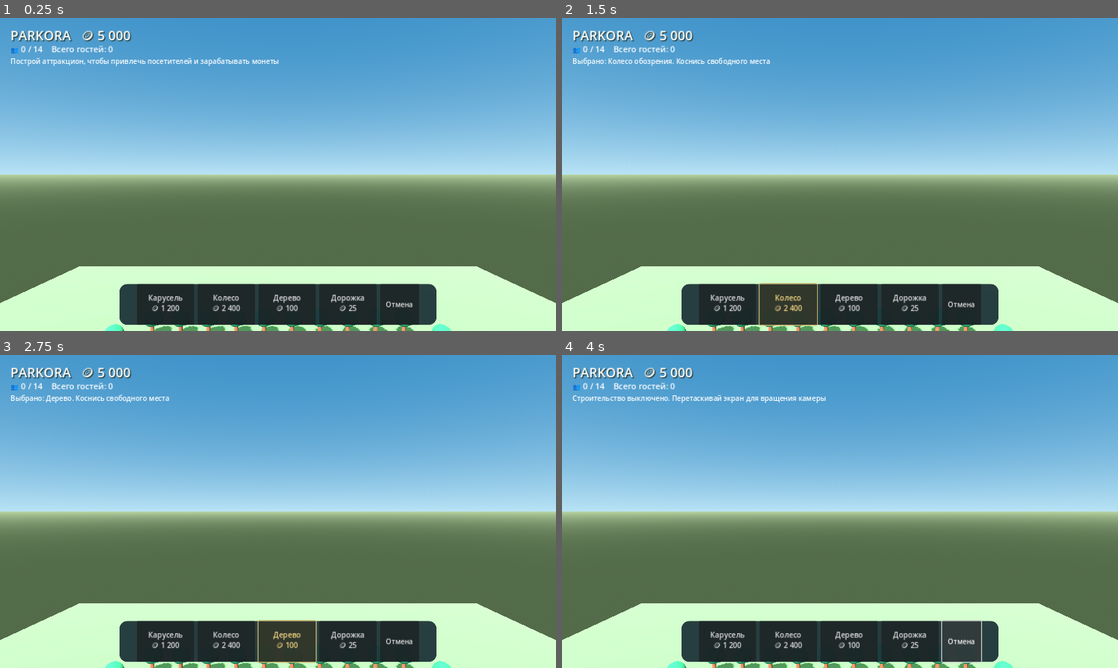
Above: before the commit, frames 1-4 (two rows, left to right).
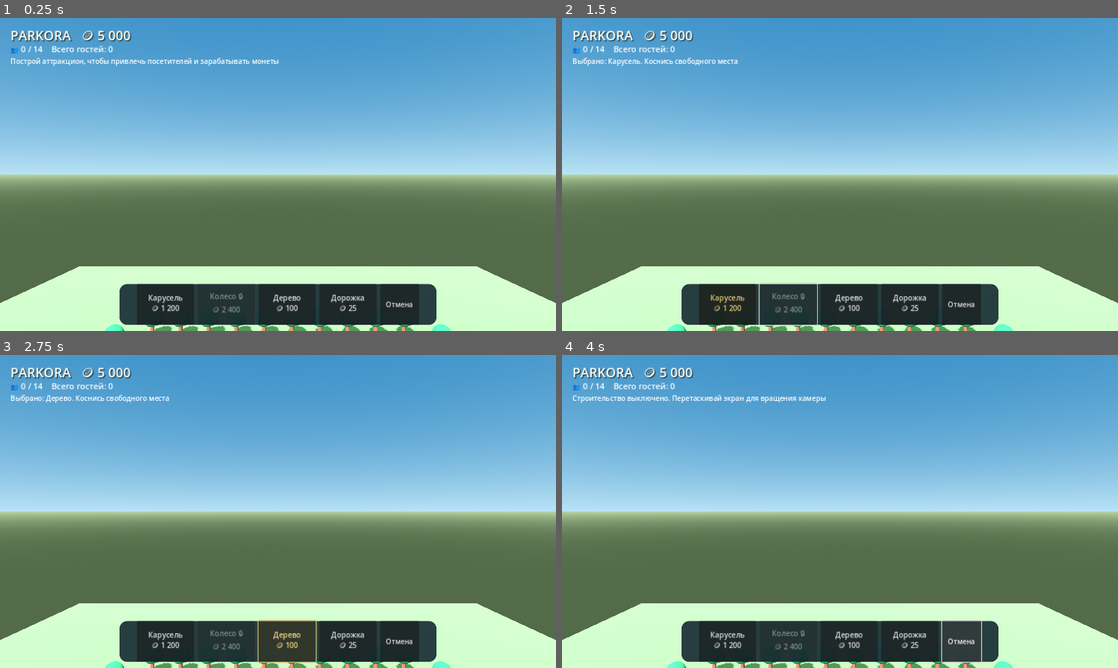
Above: after the commit, the same moments.

Repository: uchihabaha05-del/PARKORA
Game: Godot game, scene res://scenes/main.tscn
Two runs of this game, one before a commit and one after it. Both use one fixed random seed, a clock stepped at 60 frames per second and the inputs below.
Inputs (mouse positions are in pixels of both pictures, inside the frame that each line leads up to):
- Up to frame 1 (0.25 s): no input
- Up to frame 2 (1.5 s): click "Карусель 🪙 1 200" at 0.5 s; click (789, 305) at 1.25 s, where only the run before the commit has a clickable "Колесо 🪙 2 400"
- Up to frame 3 (2.75 s): click "Дерево 🪙 100" at 2 s
- Up to frame 4 (4 s): click "Дорожка 🪙 25" at 2.75 s; click "Отмена" at 3.5 s

The runs differ from the first frame. In frame 1, 0.2% of the frame differs, in the area x 37-44%, y 87-95%; in frame 2, 0.7%, in the area x 9-46%, y 12-99%; in frame 3, 0.2%; in frame 4, 0.2%.

Commit message:
Add ride unlock progression and live visitor counter updates

Diff:
--- a/scripts/main.gd
+++ b/scripts/main.gd
@@ -201,7 +201,7 @@
 	row.add_theme_constant_override("separation", 8)
 	panel.add_child(row)
 	_add_build_button(row, "Карусель\n🪙 1 200", "carousel")
-	_add_build_button(row, "Колесо\n🪙 2 400", "ferris")
+	_add_build_button(row, "Колесо 🔒\n🪙 2 400", "ferris")
 	_add_build_button(row, "Дерево\n🪙 100", "tree")
 	_add_build_button(row, "Дорожка\n🪙 25", "path")
 	_add_clear_button(row)
@@ -432,6 +432,7 @@
 			if exit_direction.length() < 0.8:
 				person.queue_free()
 				visitors.remove_at(i)
+				_update_hud()
 			else:
 				person.position += exit_direction.normalized() * delta * 2.4
 				person.look_at(Vector3(exit_target.x, person.position.y, exit_target.z), Vector3.UP)
@@ -520,6 +521,10 @@
 
 
 func _update_hud() -> void:
+	if build_buttons.has("ferris"):
+		var ferris_button: Button = build_buttons["ferris"]
+		ferris_button.disabled = total_visitors < 8
+		ferris_button.text = "Колесо 🔒\n🪙 2 400" if total_visitors < 8 else "Колесо\n🪙 2 400"
 	if coins_label != null:
 		coins_label.text = "PARKORA   🪙 " + _format_number(coins)
 	if visitors_label != null:
